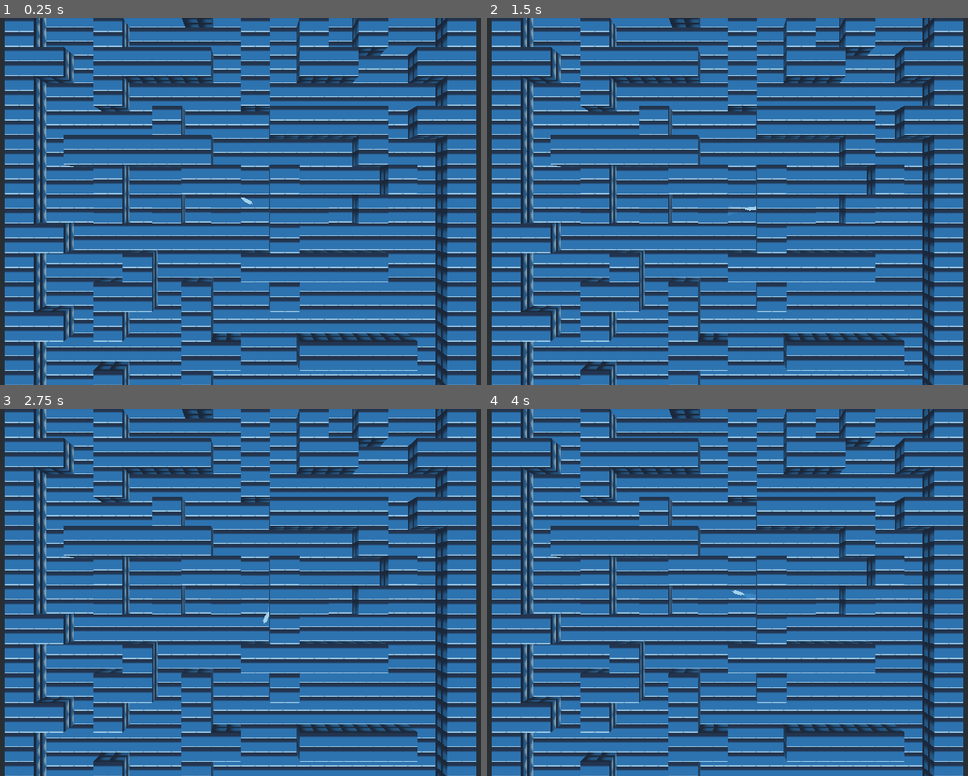
Above: before the commit, frames 1-4 (two rows, left to right).
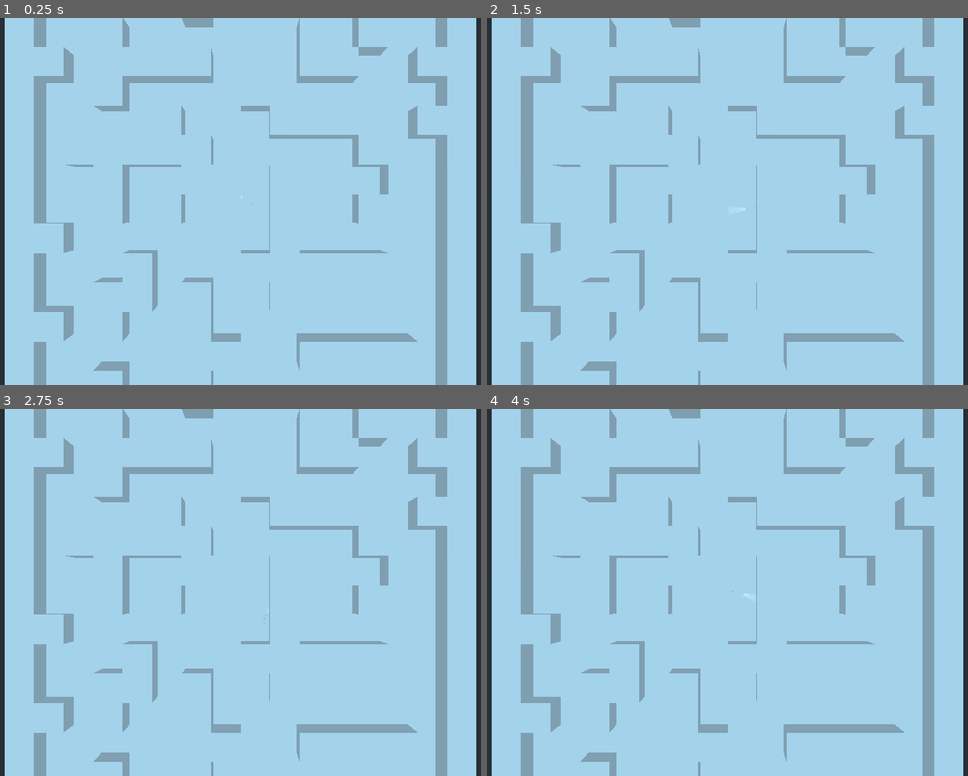
Above: after the commit, the same moments.

Repository: greygraphics/HPI-GameJam-2020.02
Game: Godot game, scene res://Scenes/TestLevel.tscn
Two runs of this game, one before a commit and one after it. Both use one fixed random seed, a clock stepped at 60 frames per second and the inputs below.
Inputs (mouse positions are in pixels of both pictures, inside the frame that each line leads up to):
- Up to frame 1 (0.25 s): no input
- Up to frame 2 (1.5 s): tap Enter at 0.5 s; move the mouse to (871, 183) at 0.52 s; hold Right (ui_right) 0.53-1.28 s; tap Space at 1.25 s; move the mouse to (607, 219) at 1.27 s; hold Down (ui_down) from 1.28 s (still down)
- Up to frame 3 (2.75 s): move the mouse to (312, 511) at 2.02 s; release Down (ui_down) at 2.03 s; hold Right (ui_right) from 2.03 s (still down)
- Up to frame 4 (4 s): tap Enter at 2.75 s; move the mouse to (703, 665) at 2.77 s; release Right (ui_right) at 2.78 s; hold Up (ui_up) 2.78-3.53 s; move the mouse to (924, 647) at 3.52 s; hold Left (ui_left) from 3.53 s (still down)

The runs differ from the first frame. In frame 1, 93% of the frame differs, in the area x 0-100%, y 0-100%; in frame 2, 93%; in frame 3, 93%; in frame 4, 93%.

Commit message:
Textures weg damit

Diff:
--- a/Scenes/Cube.tscn
+++ b/Scenes/Cube.tscn
@@ -1,6 +1,4 @@
-[gd_scene load_steps=4 format=2]
-
-[ext_resource path="res://Materials/Cube.material" type="Material" id=1]
+[gd_scene load_steps=3 format=2]
 
 [sub_resource type="CubeMesh" id=1]
 
@@ -10,7 +8,7 @@
 
 [node name="MeshInstance" type="MeshInstance" parent="."]
 mesh = SubResource( 1 )
-material/0 = ExtResource( 1 )
+material/0 = null
 
 [node name="CollisionShape" type="CollisionShape" parent="."]
 shape = SubResource( 2 )
--- a/Scenes/Player.tscn
+++ b/Scenes/Player.tscn
@@ -4,14 +4,14 @@
 [ext_resource path="res://Objects/Doggo.obj" type="ArrayMesh" id=2]
 
 [sub_resource type="CapsuleShape" id=1]
-radius = 0.457952
-height = 1.83542
+radius = 0.943179
+height = 0.0358863
 
 [node name="Player" type="KinematicBody"]
 script = ExtResource( 1 )
 
 [node name="CollisionShape" type="CollisionShape" parent="."]
-transform = Transform( 1, 0, 0, 0, -1.62921e-07, -1, 0, 1, -1.62921e-07, 0, 1.38337, 0 )
+transform = Transform( 0.3, 0, 0, 0, 1, 0, 0, 0, 0.9, 0.00517964, 0.84423, -0.215898 )
 shape = SubResource( 1 )
 
 [node name="MeshInstance" type="MeshInstance" parent="."]
